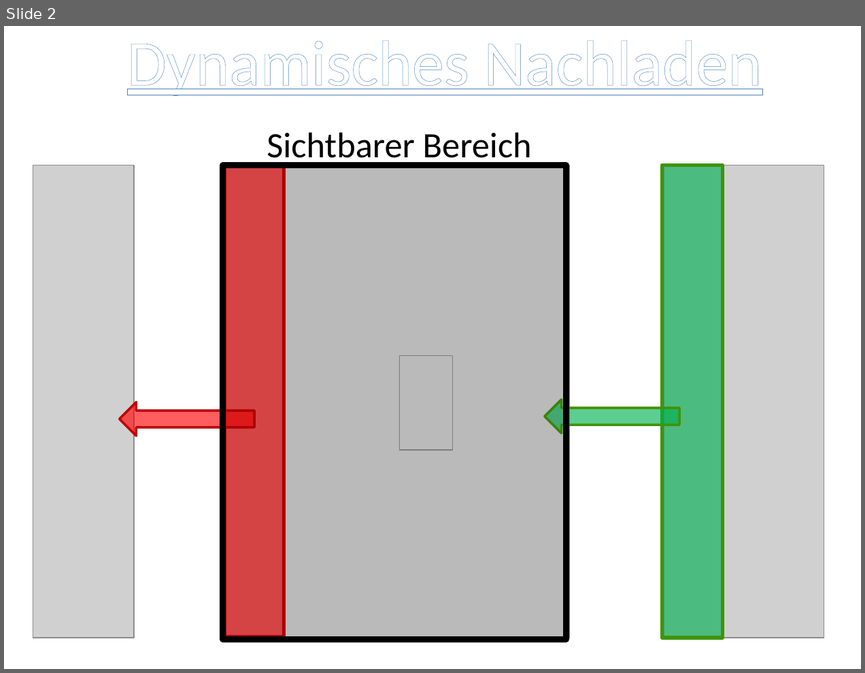
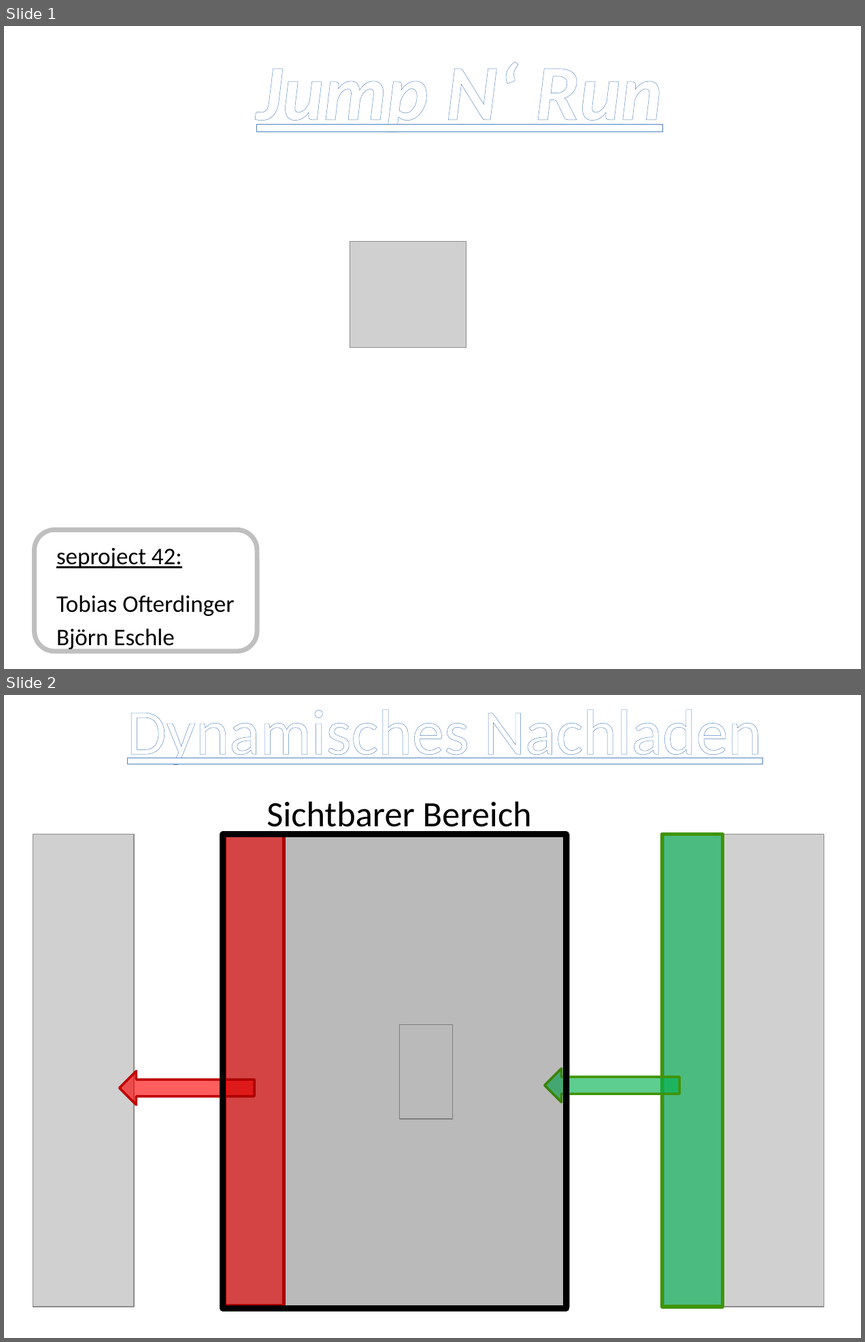
Before and after one commit to bjoern42/seproject42, a slide deck: seproject42.pptx. Shown one above the other, each under a label of ours: slide 2 before the commit, slides 1 and 2 after it. The pictures are 865x673 and 865x1342 pixels, drawn with LibreOffice and Linux fonts; fonts in the diff are those of the drawing; grey boxes stand for pictures; background and template pictures are left out. Boxes give left, top, right and bottom in pixels: in the first picture for what was removed or moved away, otherwise in the second. Text is boxed around its words. In the diff, an @@ line names an element or a change of style, - is before the commit and + after.

Commit message:
powerpoint changed

```diff
--- a/seproject42.pptx
+++ b/seproject42.pptx
@@ slide 1 added at bbox=[4, 26, 861, 669], background picture (left out) @@
@@ text added at bbox=[256, 61, 662, 132], 66 pt, text #FFFFFF, bold, italic, underline @@
+Jump N‘ Run
@@ picture added at bbox=[350, 241, 466, 347] @@
@@ rounded rectangle added at bbox=[34, 530, 257, 652], fill #FFFFFF, outline #BFBFBF 4 pt @@
@@ subtitle added at bbox=[56, 548, 234, 651], 20 pt, text #000000 @@
+seproject 42:
+Tobias Ofterdinger
+Björn Eschle
```
Also in this commit, not shown: 1 other slide added, 2 slides removed.
